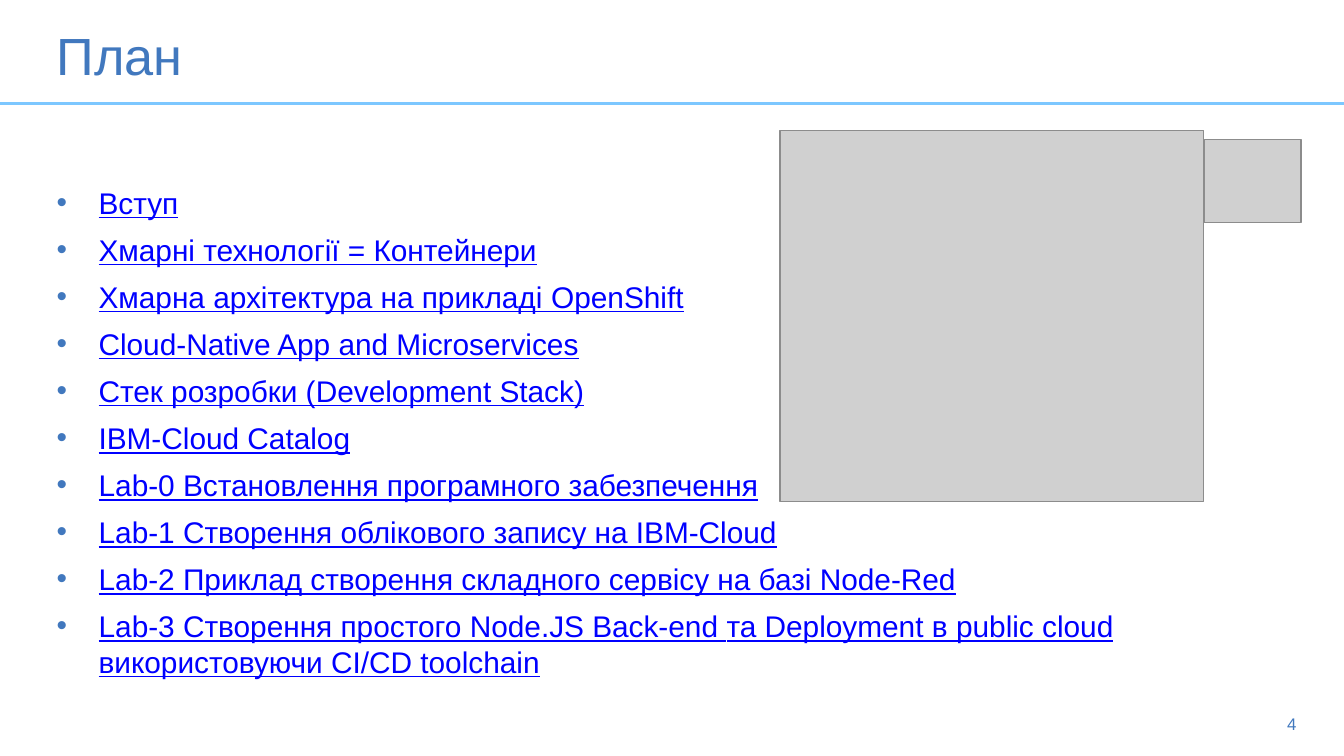
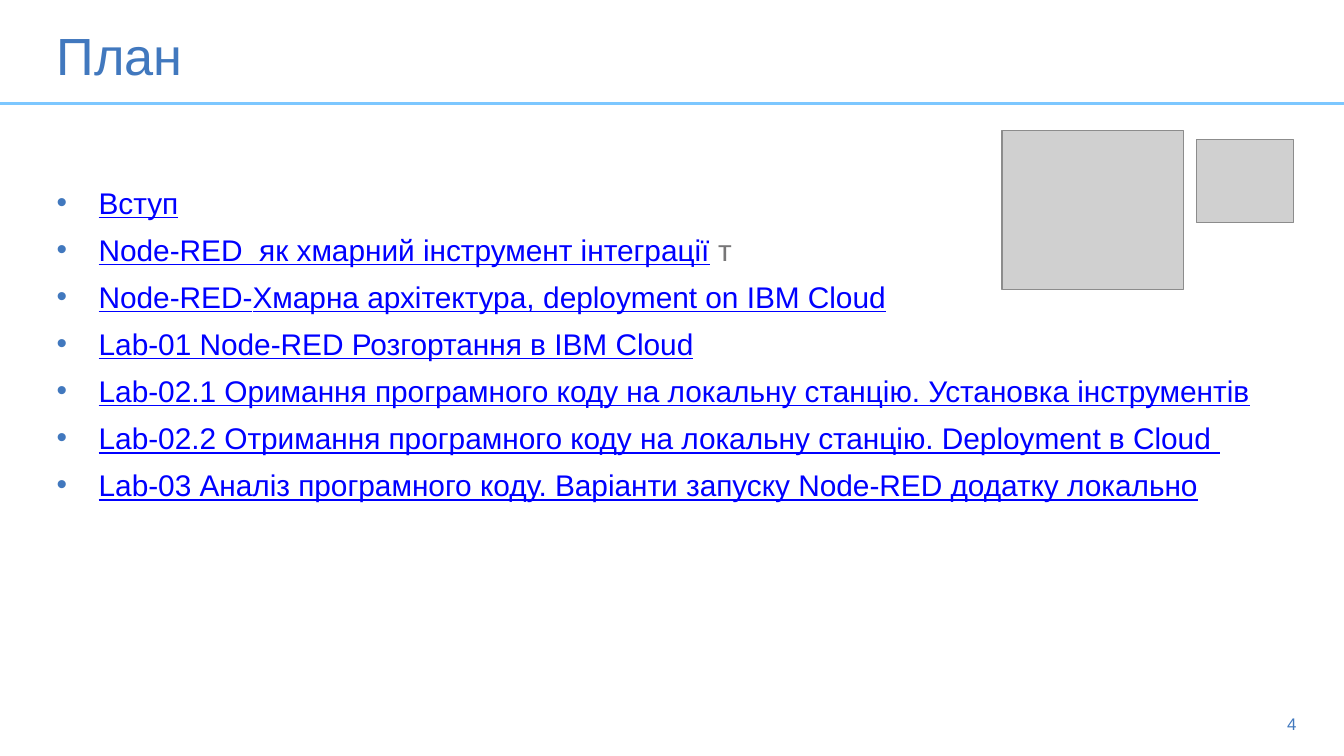
Before and after one commit to pavlo-shcherbukha/IBM-Node-Red-APP2020, a slide deck: slide 4 of presentation/0-Agenda.pptx. Drawn at 1344x756 pixels with LibreOffice and Linux fonts; fonts in the diff are those of the drawing; grey boxes stand for pictures. Boxes give left, top, right and bottom in pixels: in the first picture for what was removed or moved away, otherwise in the second. Text is boxed around its words. In the diff, an @@ line names an element or a change of style, - is before the commit and + after.

```diff
--- a/presentation/0-Agenda.pptx
+++ b/presentation/0-Agenda.pptx
@@ picture: place and size @@
-picture at (780,130,1203,501)
+picture at (1001,130,1183,289)
@@ picture: place and size @@
-picture at (1204,140,1301,223)
+picture at (1196,140,1293,223)
@@ text at (99,239,1249,501): text changed @@
-• Хмарні технології = Контейнери
-• Хмарна архітектура на прикладі OpenShift
-• Cloud-Native App and Microservices
-• Стек розробки (Development Stack)
-• IBM-Cloud Catalog
-• Lab-0 Встановлення програмного забезпечення
-• Lab-1 Створення облікового запису на IBM-Cloud
-• Lab-2 Приклад створення складного сервісу на базі Node-Red
-• Lab-3 Створення простого Node.JS Back-end та Deployment в public cloud використовуючи CI/CD toolchain
+• Node-RED як хмарний інструмент інтеграції т
+• Node-RED-Хмарна архітектура, deployment on IBM Cloud
+• Lab-01 Node-RED Розгортання в IBM Cloud
+• Lab-02.1 Оримання програмного коду на локальну станцію. Установка інструментів
+• Lab-02.2 Отримання програмного коду на локальну станцію. Deployment в Cloud
+• Lab-03 Аналіз програмного коду. Варіанти запуску Node-RED додатку локально
```
Also in this commit, not shown: 1 other slide changed, 2 other files.
